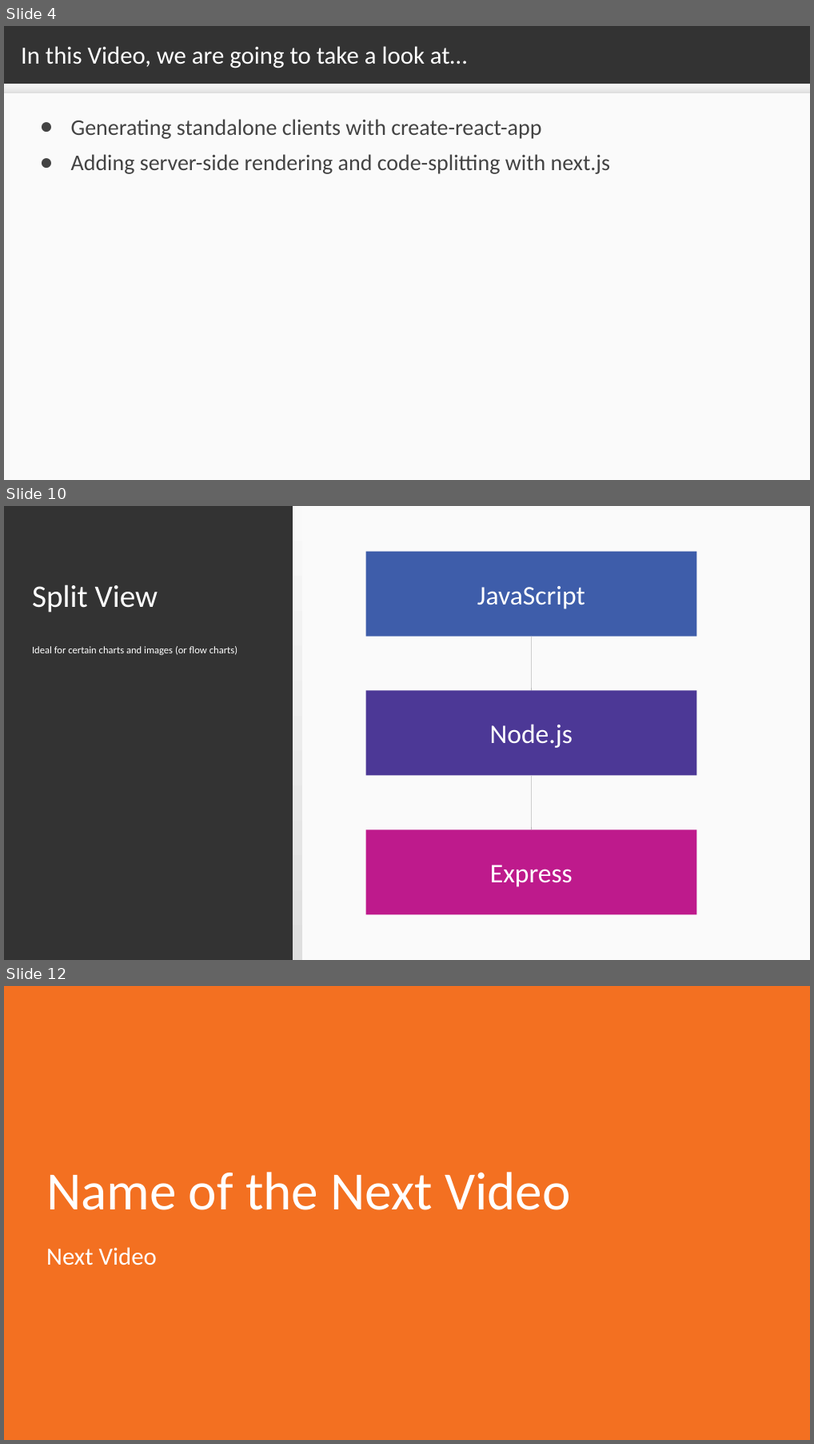
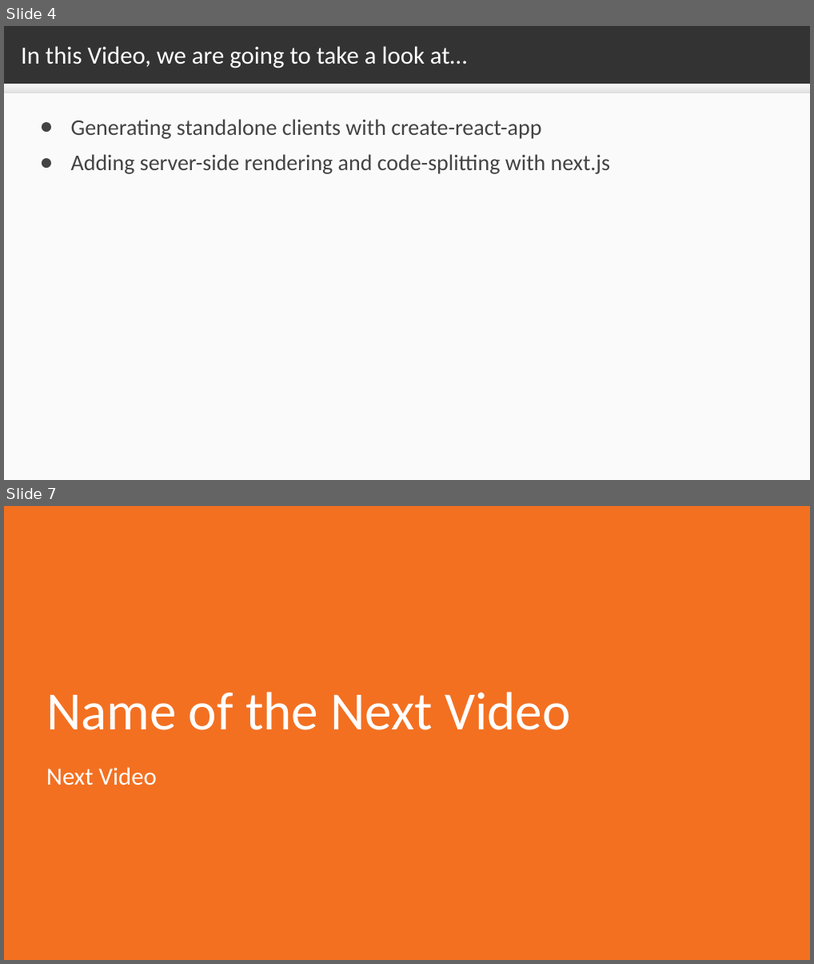
Before and after one commit to sslotsky/next-scripts, a slide deck: video-1.2/1.2.odp. Shown one above the other, each under a label of ours: slides 4, 10 and 12 before the commit, slides 4 and 7 after it; the slides between them are not shown. The pictures are 814x1444 and 814x964 pixels, drawn with LibreOffice and Linux fonts; fonts in the diff are those of the drawing; background and template pictures are left out. Boxes give left, top, right and bottom in pixels: in the first picture for what was removed or moved away, otherwise in the second. Text is boxed around its words. In the diff, an @@ line names an element or a change of style, - is before the commit and + after.

Commit message:
Video 1.2 Scripts & Code

```diff
--- a/video-1.2/1.2.odp
+++ b/video-1.2/1.2.odp
@@ slide 10 removed at box(4, 506, 810, 960), background #333333 @@
@@ rectangle removed at box(293, 506, 810, 960) @@
@@ rectangle removed at box(293, 506, 302, 960) @@
@@ title removed at box(366, 551, 698, 636) @@
-JavaScript
@@ title removed at box(32, 584, 158, 612) @@
-Split View
@@ text removed at box(32, 646, 238, 655) @@
-Ideal for certain charts and images (or flow charts)
@@ line removed from (532, 636) to (532, 690) @@
@@ title removed at box(366, 690, 698, 775) @@
-Node.js
@@ line removed from (532, 775) to (532, 829) @@
@@ title removed at box(366, 829, 698, 914) @@
-Express
@@ what was slide 12 is now slide 7 @@
```
Also in this commit, not shown: 1 slide changed, 2 slides added, 6 other slides removed, 24 other files.
